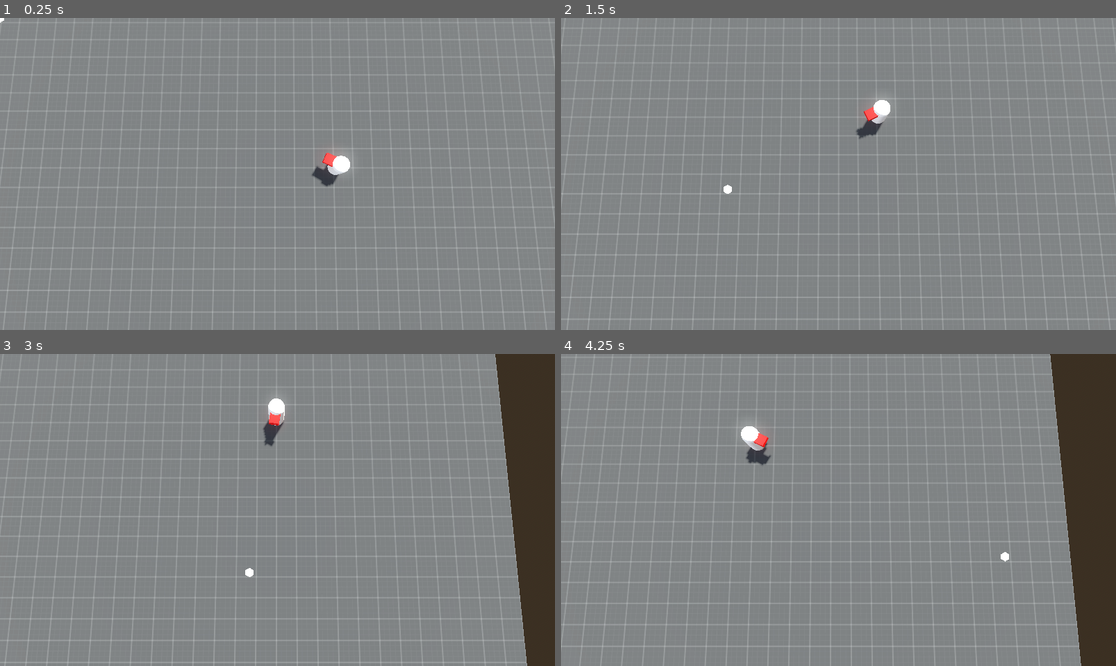
Above: before the commit, frames 1-4 (two rows, left to right).
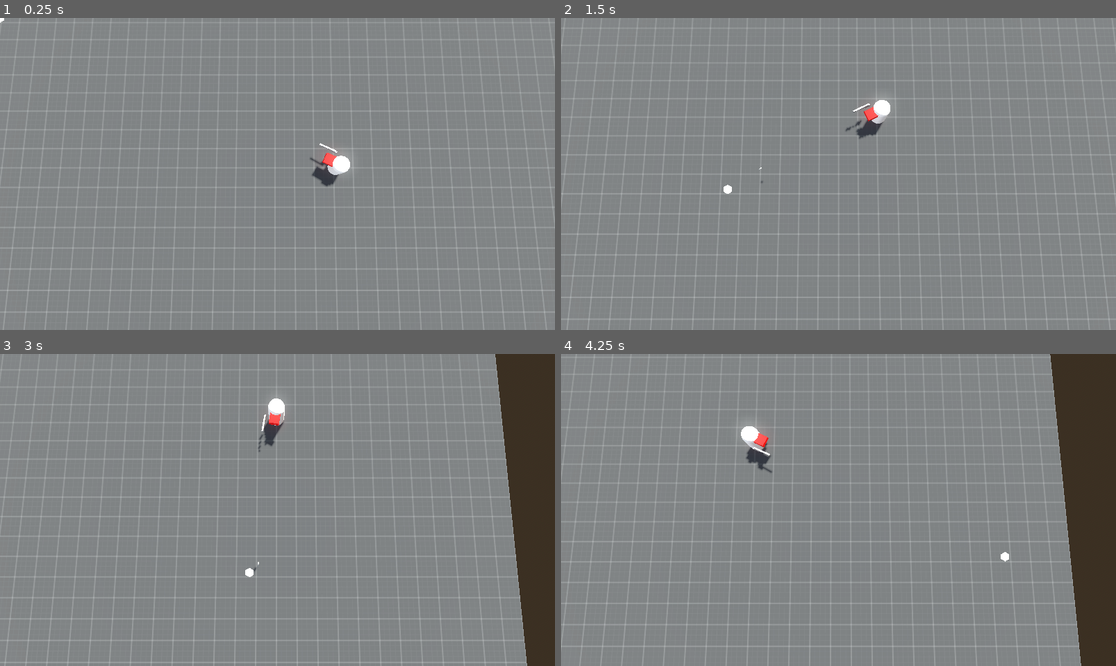
Above: after the commit, the same moments.

Repository: rans0000/topdown-shooter
Game: Godot game, scene res://scenes/world.tscn
Two runs of this game, one before a commit and one after it. Both use one fixed random seed, a clock stepped at 60 frames per second and the inputs below.
Inputs (mouse positions are in pixels of both pictures, inside the frame that each line leads up to):
- Up to frame 1 (0.25 s): no input
- Up to frame 2 (1.5 s): move the mouse to (960, 158) at 0.52 s; hold D (move_right) 0.53-1.28 s; click (960, 158) at 0.6 s; move the mouse to (727, 189) at 1.27 s; hold S (move_backward) from 1.28 s (still down); click (727, 189) at 1.35 s
- Up to frame 3 (3 s): move the mouse to (333, 441) at 2.02 s; release S (move_backward) at 2.03 s; hold D (move_right) 2.03-2.78 s; click (333, 441) at 2.1 s; move the mouse to (249, 572) at 2.77 s; hold W (move_forward) from 2.78 s (still down); click (249, 572) at 2.85 s
- Up to frame 4 (4.25 s): move the mouse to (1005, 556) at 3.52 s; release W (move_forward) at 3.53 s; hold A (move_left) from 3.53 s (still down); click (1005, 556) at 3.6 s

The runs differ from the first frame. In frame 1, less than 0.1% of the frame differs, in the area x 55-61%, y 40-48%; in frame 2, less than 0.1%, in the area x 35-56%, y 27-53%; in frame 3, less than 0.1%; in frame 4, less than 0.1%.

Commit message:
add a rifle to the player and finish a very basic shooting mechanics

Diff:
--- a/project.godot
+++ b/project.godot
@@ -61,11 +61,19 @@
 "events": [Object(InputEventJoypadMotion,"resource_local_to_scene":false,"resource_name":"","device":-1,"axis":3,"axis_value":1.0,"script":null)
 ]
 }
+primary_attack={
+"deadzone": 0.2,
+"events": [Object(InputEventMouseButton,"resource_local_to_scene":false,"resource_name":"","device":-1,"window_id":0,"alt_pressed":false,"shift_pressed":false,"ctrl_pressed":false,"meta_pressed":false,"button_mask":1,"position":Vector2(97, 15),"global_position":Vector2(106, 63),"factor":1.0,"button_index":1,"canceled":false,"pressed":true,"double_click":false,"script":null)
+, Object(InputEventJoypadButton,"resource_local_to_scene":false,"resource_name":"","device":-1,"button_index":10,"pressure":0.0,"pressed":true,"script":null)
+]
+}
 
 [layer_names]
 
 3d_physics/layer_1="Environment"
 3d_physics/layer_2="Player"
+3d_physics/layer_3="enemies"
+3d_physics/layer_4="items"
 
 [physics]
 
--- a/scenes/player.tscn
+++ b/scenes/player.tscn
@@ -1,6 +1,7 @@
-[gd_scene load_steps=8 format=3 uid="uid://chx0th40f3qwq"]
+[gd_scene load_steps=9 format=3 uid="uid://chx0th40f3qwq"]
 
 [ext_resource type="Script" uid="uid://ctja0uvn27c7c" path="res://scipts/player.gd" id="1_g2els"]
+[ext_resource type="PackedScene" uid="uid://1ahf30557q8a" path="res://scenes/weapons/gun.tscn" id="2_g2els"]
 
 [sub_resource type="CapsuleShape3D" id="CapsuleShape3D_u8vuu"]
 
@@ -46,6 +47,9 @@
 visible = false
 size = Vector3(0.2, 2, 0.2)
 
+[node name="Gun" parent="." instance=ExtResource("2_g2els")]
+transform = Transform3D(1, 0, 0, 0, 1, 0, 0, 0, 1, 0.588569, 1.47672, -0.557674)
+
 [node name="PlayerUI" type="Control" parent="."]
 layout_mode = 3
 anchors_preset = 0
--- /dev/null
+++ b/scenes/weapons/rifle.tscn
@@ -0,0 +1,5 @@
+[gd_scene load_steps=2 format=3 uid="uid://cf0iow4a0xyw6"]
+
+[ext_resource type="PackedScene" uid="uid://1ahf30557q8a" path="res://scenes/weapons/gun.tscn" id="1_6kub0"]
+
+[node name="Rifle" instance=ExtResource("1_6kub0")]
--- a/scenes/world.tscn
+++ b/scenes/world.tscn
@@ -49,5 +49,7 @@
 [node name="CameraBase" parent="." node_paths=PackedStringArray("camera_target") instance=ExtResource("3_4wyf3")]
 camera_target = NodePath("../Entities/Player/Marker3D")
 
+[node name="Spawns" type="Node3D" parent="." groups=["SpawnGroup"]]
+
 [editable path="Entities/Player"]
 [editable path="CameraBase"]
